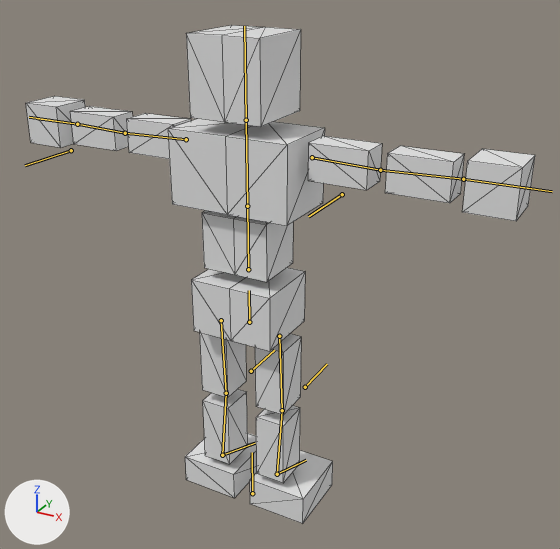
The glTF model BrowserGame/public/models/animateblend2.glb as it was, and as the next commit left it.
Before and after are seen from a 50 mm lens placed at (10.13, -16.65, 11.14), pointed at (0.4, 1.04, 2.3). Arrows for +X, +Y and +Z are at lower left; the lights stay in place. The bones that bend it are drawn over the model as lines. Mesh edges are drawn as thin lines.

The first picture shows '立方体'.
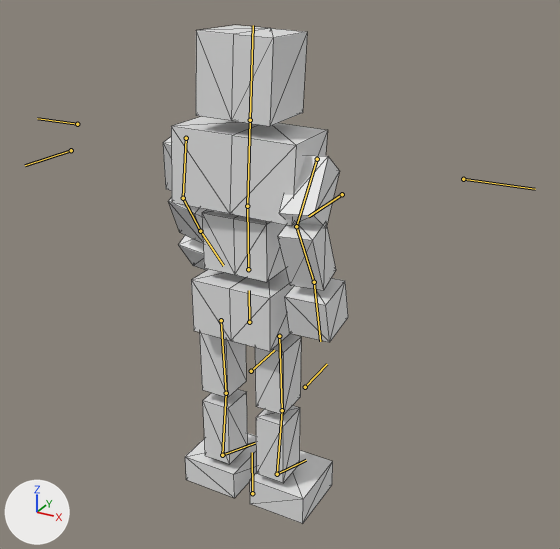
The newer file adds an action. The first version stands in its rest pose; the second is drawn at frame 12 of the action '3_chest.walk'.

Changed parts and their boxes (x1, y1, x2, y2) in the pictures (560 x 549 px):
'立方体', posed (64% narrower)
    before: (26, 25, 535, 524)
    after: (163, 25, 348, 524)
bone 'chest', root to tip
    before: (247, 206) to (246, 120)
    after: (247, 206) to (250, 120)
bone 'upper arm.R', root to tip
    before: (186, 139) to (125, 133)
    after: (186, 138) to (183, 198)
bone 'forearm.R', root to tip
    before: (125, 133) to (77, 124)
    after: (183, 198) to (200, 231)
bone 'hand.R', root to tip
    before: (77, 124) to (29, 117)
    after: (200, 231) to (223, 265)
bone 'upper arm.L', root to tip
    before: (312, 157) to (380, 170)
    after: (317, 159) to (296, 226)
bone 'forearm.L', root to tip
    before: (380, 170) to (463, 179)
    after: (296, 226) to (314, 282)
bone 'hand.L', root to tip
    before: (463, 179) to (552, 191)
    after: (314, 282) to (320, 341)

What changed in the scene script:
```text
Change bone_chest:
    where bone_chest = bpy.data.objects['アーマチュア'].pose.bones['chest']  # child of 'waist'
    bone_chest.rotation_quaternion: (1.0, 0.0, 0.0, 0.0) -> (0.999, -0.017, 0.036, -0.017)  # degrees (0, 0, 0) -> degrees (-2, 4, -2)
Change bone_upper_arm_r:
    where bone_upper_arm_r = bpy.data.objects['アーマチュア'].pose.bones['upper arm.R']  # child of 'chest'
    bone_upper_arm_r.rotation_quaternion: (1.0, 0.0, 0.0, 0.0) -> (0.758, -0.152, -0.006, 0.635)  # degrees (0, 0, 0) -> degrees (-14, 11, 79)
Change bone_forearm_r:
    where bone_forearm_r = bpy.data.objects['アーマチュア'].pose.bones['forearm.R']  # child of 'upper arm.R'
    bone_forearm_r.rotation_quaternion: (1.0, 0.0, 0.0, 0.0) -> (0.99, -0.141, 0.0, 0.003)  # degrees (0, 0, 0) -> degrees (-16, 0, 0)
Change bone_hand_r:
    where bone_hand_r = bpy.data.objects['アーマチュア'].pose.bones['hand.R']  # child of 'forearm.R'
    bone_hand_r.rotation_quaternion: (1.0, 0.0, 0.0, 0.0) -> (0.994, -0.038, 0.0, 0.098)  # degrees (0, 0, 0) -> degrees (-4, 0, 11)
Change bone_upper_arm_l:
    where bone_upper_arm_l = bpy.data.objects['アーマチュア'].pose.bones['upper arm.L']  # child of 'chest'
    bone_upper_arm_l.rotation_quaternion: (1.0, 0.0, 0.0, 0.0) -> (0.703, 0.258, -0.267, -0.606)  # degrees (0, 0, 0) -> degrees (44, -4, -83)
Change bone_forearm_l:
    where bone_forearm_l = bpy.data.objects['アーマチュア'].pose.bones['forearm.L']  # child of 'upper arm.L'
    bone_forearm_l.rotation_quaternion: (1.0, 0.0, 0.0, 0.0) -> (0.879, -0.476, 0.0, -0.01)  # degrees (0, 0, 0) -> degrees (-57, -1, -1)
Change bone_hand_l:
    where bone_hand_l = bpy.data.objects['アーマチュア'].pose.bones['hand.L']  # child of 'forearm.L'
    bone_hand_l.rotation_quaternion: (1.0, 0.0, 0.0, 0.0) -> (0.998, 0.064, 0.015, -0.017)  # degrees (0, 0, 0) -> degrees (7, 2, -2)
```
